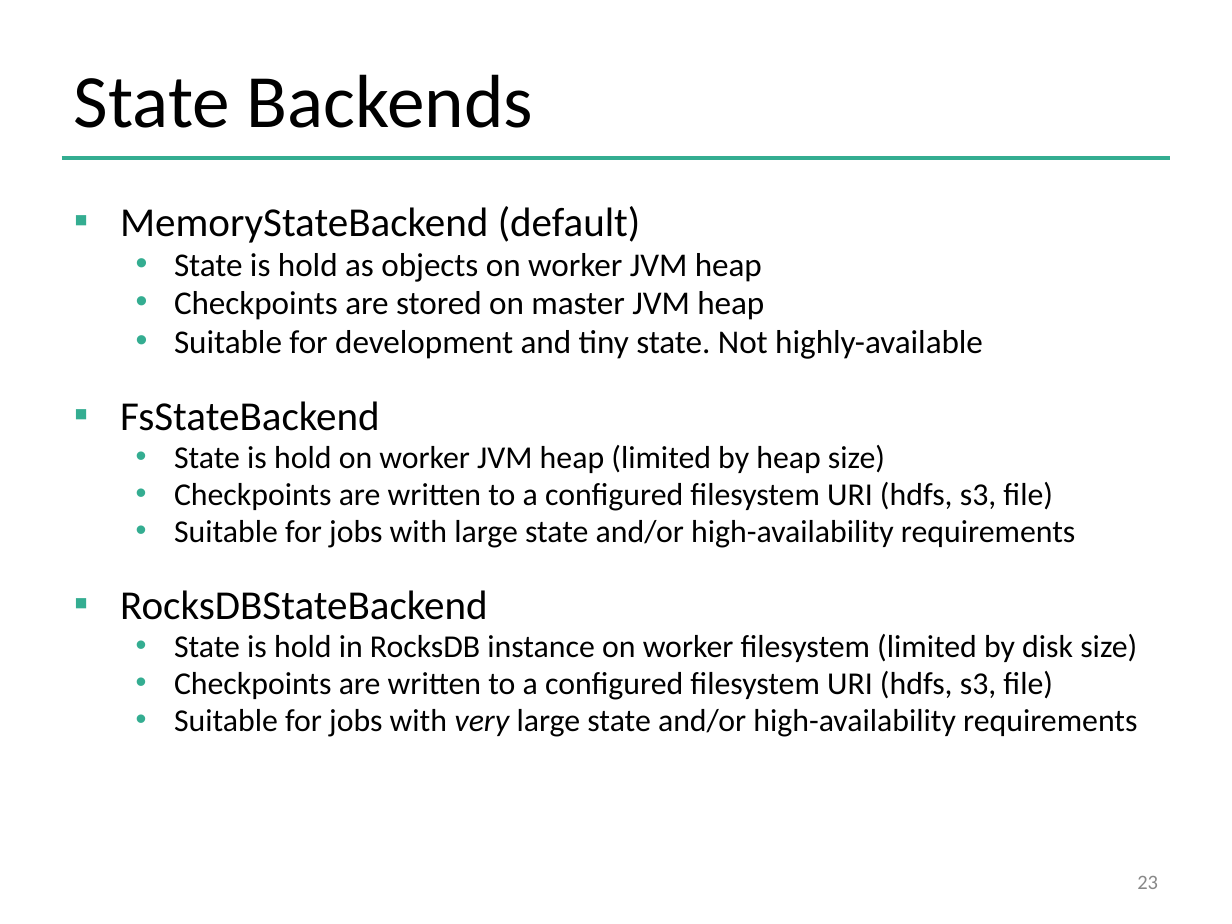
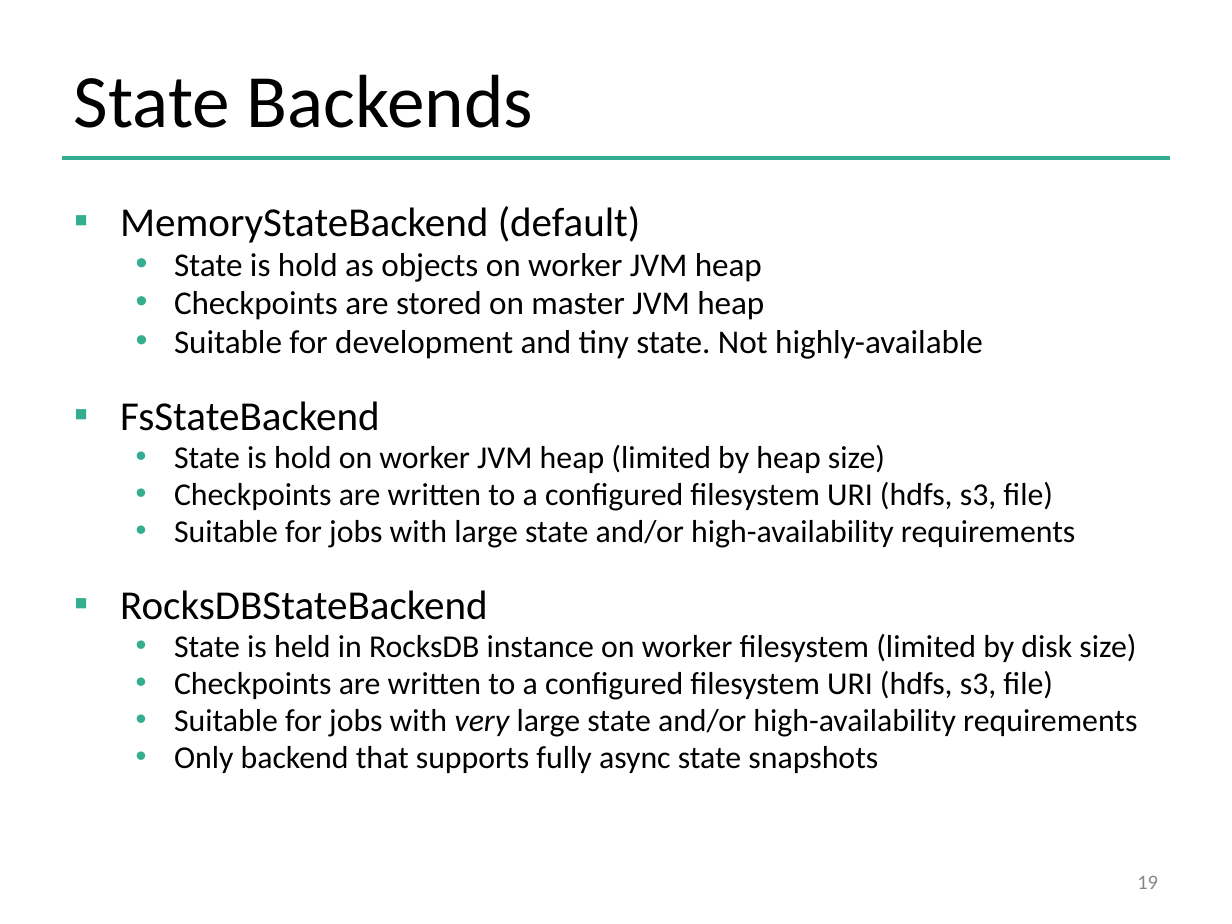
Before and after one commit to dataArtisans/flink-training-web, a slide deck: slide 19 of slides/flink_stream_statefulOps.pptx (slide 23 before the commit). Drawn at 1232x924 pixels with LibreOffice and Linux fonts; fonts in the diff are those of the drawing; background and template pictures are left out. Boxes give left, top, right and bottom in pixels: in the first picture for what was removed or moved away, otherwise in the second. Text is boxed around its words. In the diff, an @@ line names an element or a change of style, - is before the commit and + after.

```diff
--- a/slides/flink_stream_statefulOps.pptx
+++ b/slides/flink_stream_statefulOps.pptx
@@ text at (174, 634, 1136, 662): text changed @@
-  • State is hold in RocksDB instance on worker filesystem (limited by disk size)
+  • State is held in RocksDB instance on worker filesystem (limited by disk size)
@@ text at (174, 746, 878, 773): paragraph added @@
+  • Only backend that supports fully async state snapshots
@@ page number at (1137, 876, 1158, 889): text changed @@
-23
+19
```
Also in this commit, not shown: 4 other slides changed, 3 slides added, 7 slides removed, 10 other files.
